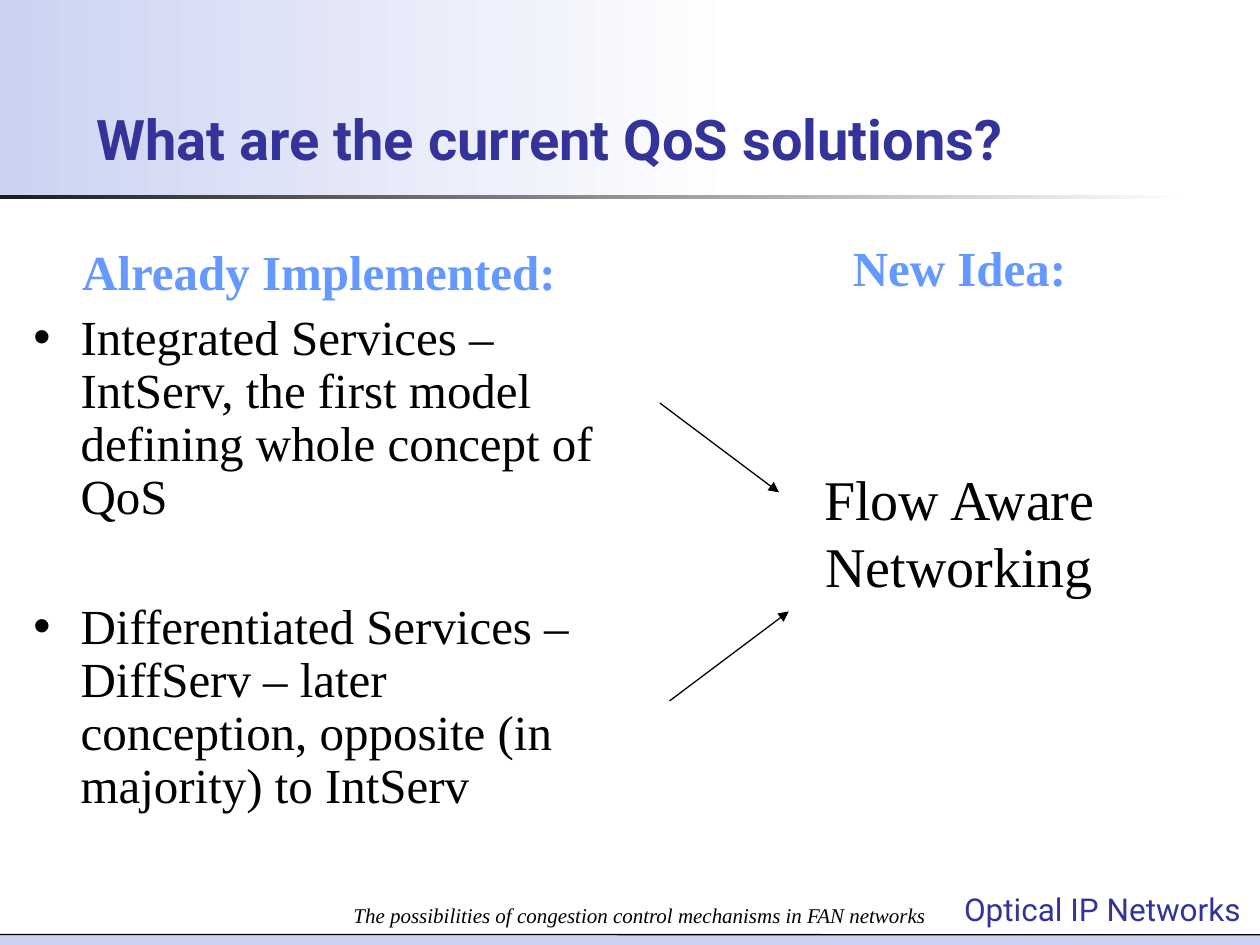
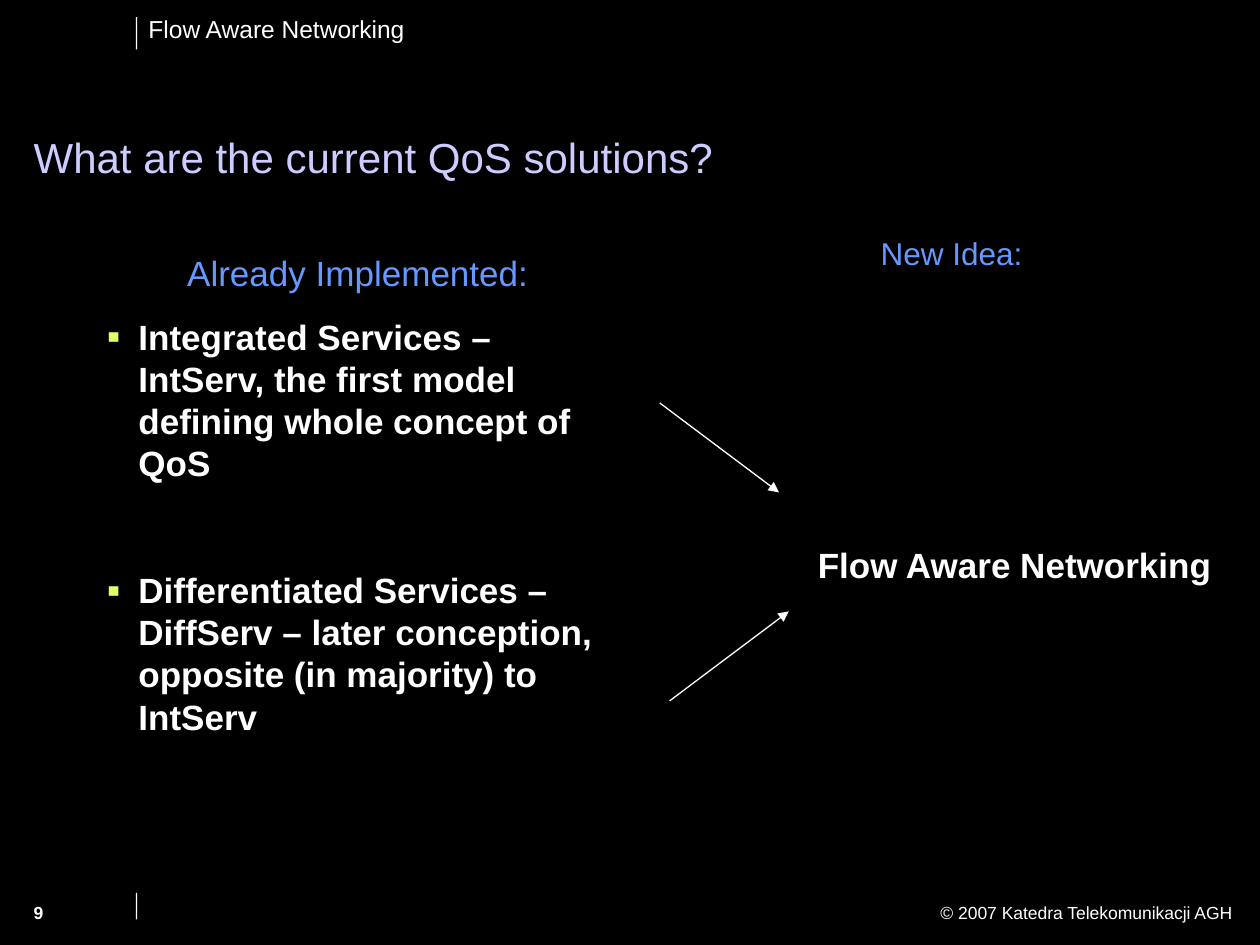
Before and after one commit to jpalider/fansimulator, a slide deck: slide 9 of seminarium/Optical IP Networks - FAN presentation_Q.ppt (slide 3 before the commit). Drawn at 1260x945 pixels with LibreOffice and Linux fonts; fonts in the diff are those of the drawing; background and template pictures are left out. Boxes give left, top, right and bottom in pixels: in the first picture for what was removed or moved away, otherwise in the second. Text is boxed around its words. In the diff, an @@ line names an element or a change of style, - is before the commit and + after.

```diff
--- a/seminarium/Optical IP Networks - FAN presentation_Q.ppt
+++ b/seminarium/Optical IP Networks - FAN presentation_Q.ppt
@@ background #FFFFFF to #000000 @@
@@ rectangle removed at <box>0,0,746,199</box> @@
@@ line added from (136, 18) to (136, 49), #FFFFFF 0.74 pt @@
@@ text added at <box>148,20,405,43</box>, 14 pt, text #FFFFFF @@
+Flow Aware Networking
@@ title "What are the current QoS ...": place and size @@
-title "What are the current QoS ..." at <box>96,118,1002,167</box>
+title "What are the current QoS ..." at <box>34,142,713,181</box>
@@ title "What are the current QoS ..." at <box>34,142,713,181</box>: size 32 to 24 pt, font Roboto to Arial, text colour #333399 to #CCCCFF, bold off; line spacing 1.01 to 0.9 @@
@@ rectangle removed at <box>0,195,1191,200</box> @@
@@ text "New Idea:" at <box>818,242,1211,585</box>: size 28 to 18 pt, bold off in "New Idea:"; font Times New Roman to Arial; size 32 to 20 pt, text colour #000000 to #FFFFFF, bold on in "Flow Aware Networking"; indent changed; more space between paragraphs @@
@@ text "Already Implemented:": place and size @@
-text "Already Implemented:" at <box>81,256,593,813</box>
+text "Already Implemented:" at <box>138,260,591,731</box>
@@ text "Already Implemented:" at <box>138,260,591,731</box>: size 28 to 20 pt, font Times New Roman to Arial; bold off in "Already Implemented:"; text colour #000000 to #FFFFFF, bold on in "Integrated Services – IntServ, the first model ...", "Differentiated Services – DiffServ – later conception, ..."; indent changed; line spacing 0.9 to 1; more space between paragraphs; bullet • to ▪; bullet colour #000000 to #DFFF66 @@
@@ arrow (660, 403) - (779, 493): stroke #000000 0.74 pt to #FFFFFF 0.74 pt @@
@@ arrow (669, 701) - (789, 611): stroke #000000 0.74 pt to #FFFFFF 0.74 pt @@
@@ line added from (136, 893) to (136, 920), #FFFFFF 0.74 pt @@
@@ text removed at <box>964,897,1241,928</box> @@
-Optical IP Networks
@@ page number added at <box>34,906,44,919</box>, 10 pt, text #FFFFFF, bold @@
+9
@@ text removed at <box>353,908,925,928</box> @@
-The possibilities of congestion control mechanisms in FAN networks
@@ text added at <box>958,906,1232,923</box>, 10 pt, text #FFFFFF @@
+© 2007 Katedra Telekomunikacji AGH
@@ rectangle removed at <box>0,935,1260,945</box> @@
@@ line removed from (0, 935) to (1260, 935) @@
```
Also in this commit, not shown: 9 other slides changed, 13 slides added, 3 slides removed.
